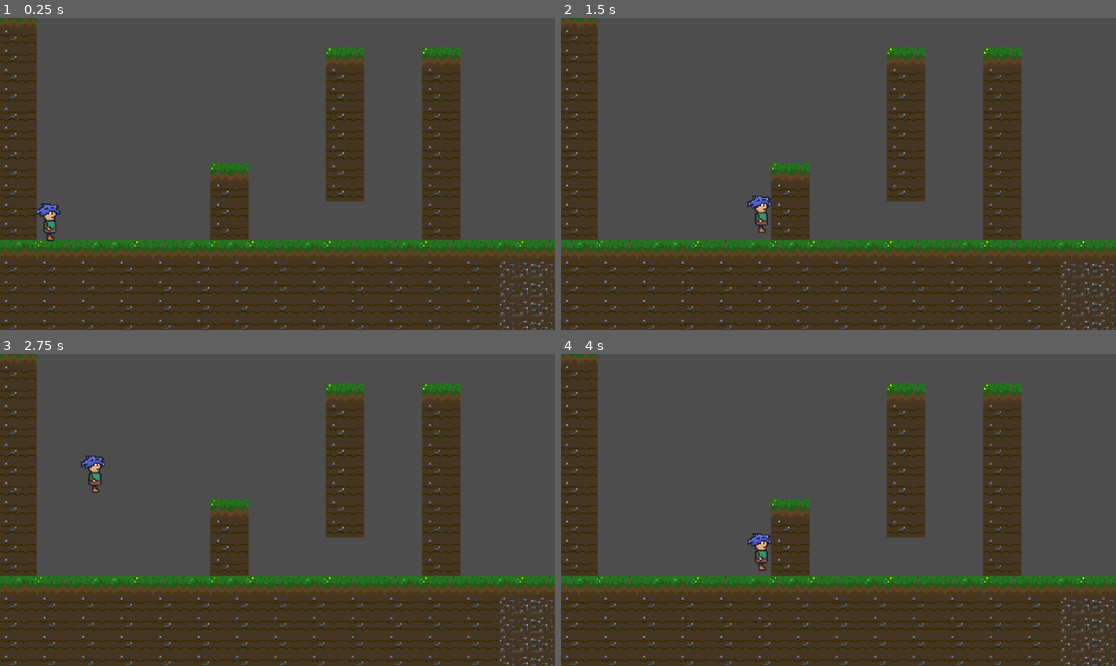
Above: before the commit, frames 1-4 (two rows, left to right).
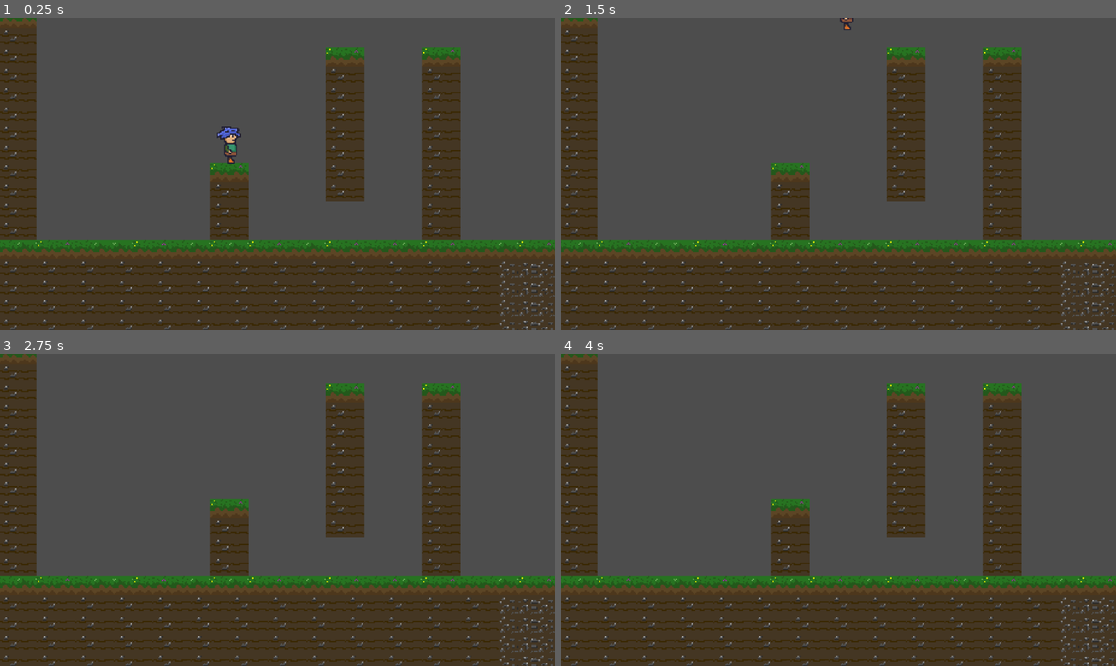
Above: after the commit, the same moments.

Repository: Gordon-Neb/Reventure
Game: Godot game, scene res://scenes/starting_area.tscn
The game is run twice, just before and just after one commit, with the same random seed, the same clock (stepped at 60 frames per second) and the same inputs.
Inputs:
- Up to frame 1 (0.25 s): no input
- Up to frame 2 (1.5 s): tap Enter at 0.5 s; hold Right (Right) from 0.53 s (still down); tap Space (Jump) at 0.6, 0.77, 1.07 s; tap S (Slide) at 1.35 s
- Up to frame 3 (2.75 s): tap Space (Jump) at 1.52, 1.55, 1.82, 2.1 s; release Right (Right) at 2.03 s; hold A (Left) from 2.03 s (still down)
- Up to frame 4 (4 s): release A (Left) at 2.78 s; hold Right (Right) from 2.78 s (still down); tap S (Slide) at 2.85 s; tap Space (Jump) at 3.02, 3.05, 3.32, 3.6, 3.77 s

The runs differ from the first frame. In frame 1, 0.6% of the frame differs, in the area x 6-44%, y 34-72%; in frame 2, 0.3%; in frame 3, 0.3%; in frame 4, 0.3%.

Commit message:
State Machine now differentiates between move and jump

Diff:
--- a/scenes/starting_area.tscn
+++ b/scenes/starting_area.tscn
@@ -58,5 +58,5 @@
 zoom = Vector2(2.5, 2.5)
 
 [node name="Player" parent="." instance=ExtResource("2_b235m")]
-position = Vector2(-116, 24)
+position = Vector2(35, -39)
 FRICTION = 12
--- a/scripts/player.gd
+++ b/scripts/player.gd
@@ -3,7 +3,9 @@
 #State Machine
 enum {
 	MOVE,
-	CLIMB
+	CLIMB,
+	WALL,
+	JUMP
 }
 var state = MOVE
 
@@ -41,9 +43,19 @@
 	match state:
 		MOVE: move_state(input)
 		CLIMB:climb_state(input)
+		WALL: wall_state(input)
+		JUMP: jump_state(input)
+
+	#if state == 3: print("test")
+	#if state == 0: print("hello")
+	apply_gravity(GRAVITY) #Gravity should be applied the whole time
 
 func move_state(input):
-	apply_gravity(GRAVITY)
+	DOUBLE_JUMPS = 1 #if character is in move state aka. touches ground he will get his double jump back
+
+	if is_on_wall():
+		state = WALL
+	elif can_jump(): state = JUMP
 
 	if not horizontal_move(input):
 		apply_friction()
@@ -51,30 +63,38 @@
 	if horizontal_move(input):
 		apply_acceleration(input.x)
 
+	move_and_slide() #Do Movement and get next State
+
+func wall_state(input):
+	velocity.y = WALL_GRAVITY
 	if is_on_floor():
-		DOUBLE_JUMPS = 1
-	if can_jump():
-		input_jump(input)
-	else:
-		input_jump_release()
-		input_double_jump()
-		buffered_jump()
-		fast_fall()
-		input_wall_jump(input)
+		state = MOVE
+	move_and_slide()
 
-	var was_on_floor = is_on_floor() #Remember Floor State
+func jump_state(input):
+
+
+	input_jump(input)
+	input_jump_release()
+	#if is_on_floor(): state = MOVE
+	#input_double_jump()
+	#buffered_jump()
+	#fast_fall()
+	#input_wall_jump(input)
+
+	#var was_on_floor = is_on_floor() #Remember Floor State
 	move_and_slide() #Do Movement and get next State
-	var just_left_ground = not is_on_floor() and was_on_floor
-	do_coyote_jump(just_left_ground)
+	#var just_left_ground = not is_on_floor() and was_on_floor
+	#do_coyote_jump(just_left_ground)
 
 func climb_state(input): #to be added
 	pass
 
 func can_jump():
-	return is_on_floor() or coyote_jump
+	return (is_on_floor() or coyote_jump) and Input.is_action_just_pressed("Jump")
 
 func input_jump(input):
-	if Input.is_action_just_pressed("Jump") or buffer_jump:
+	#if state == JUMP or buffer_jump:
 		velocity.y = JUMP_FORCE
 		buffer_jump = false
 
@@ -94,6 +114,7 @@
 
 	if velocity.y > 0 and not is_on_wall():
 		velocity.y += FALL_GRAVITY
+
 func input_double_jump():
 	if Input.is_action_just_pressed("Jump") and DOUBLE_JUMPS > 0:
 		velocity.y = JUMP_FORCE
@@ -136,11 +157,9 @@
 func _on_coyote_jump_timer_timeout():
 	coyote_jump = false
 
-
 func _on_wall_touched_timer_timeout():
 	wall_jump = false
 	print("WallJump")
 
-
 func _on_wall_slide_timer_timeout():
 	wall_slide = false
